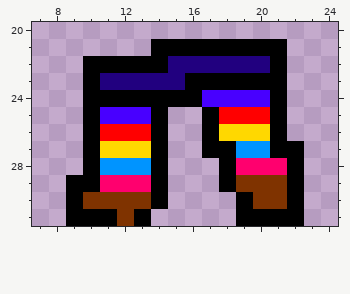
Two states of a pixel-art sprite, images/pants1.png. Above: the version before the commit.
The file is 32x32 pixels. Pixels under 10% opacity are left out. Shown: x 7..24, y 20..31.
And afterwards:
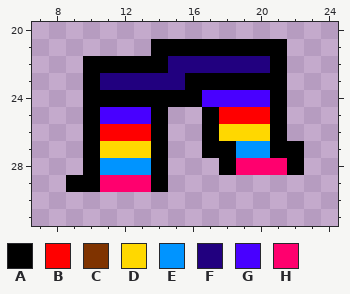
Palette (. is transparent): A #000000  B #ff0000  C #7f3300  D #ffd800  E #0094ff  F #21007f  G #4800ff  H #ff006e
The exact change:
{"y":29,"x":18,"old":"ACCCA","new":"....."}
{"y":30,"x":9,"old":"ACCCCA","new":"......"}
{"y":30,"x":19,"old":"ACCA","new":"...."}
{"y":31,"x":9,"old":"AAACA","new":"....."}
{"y":31,"x":19,"old":"AAAA","new":"...."}
{"label":"erased","picture_box":[66,175,304,226]}
